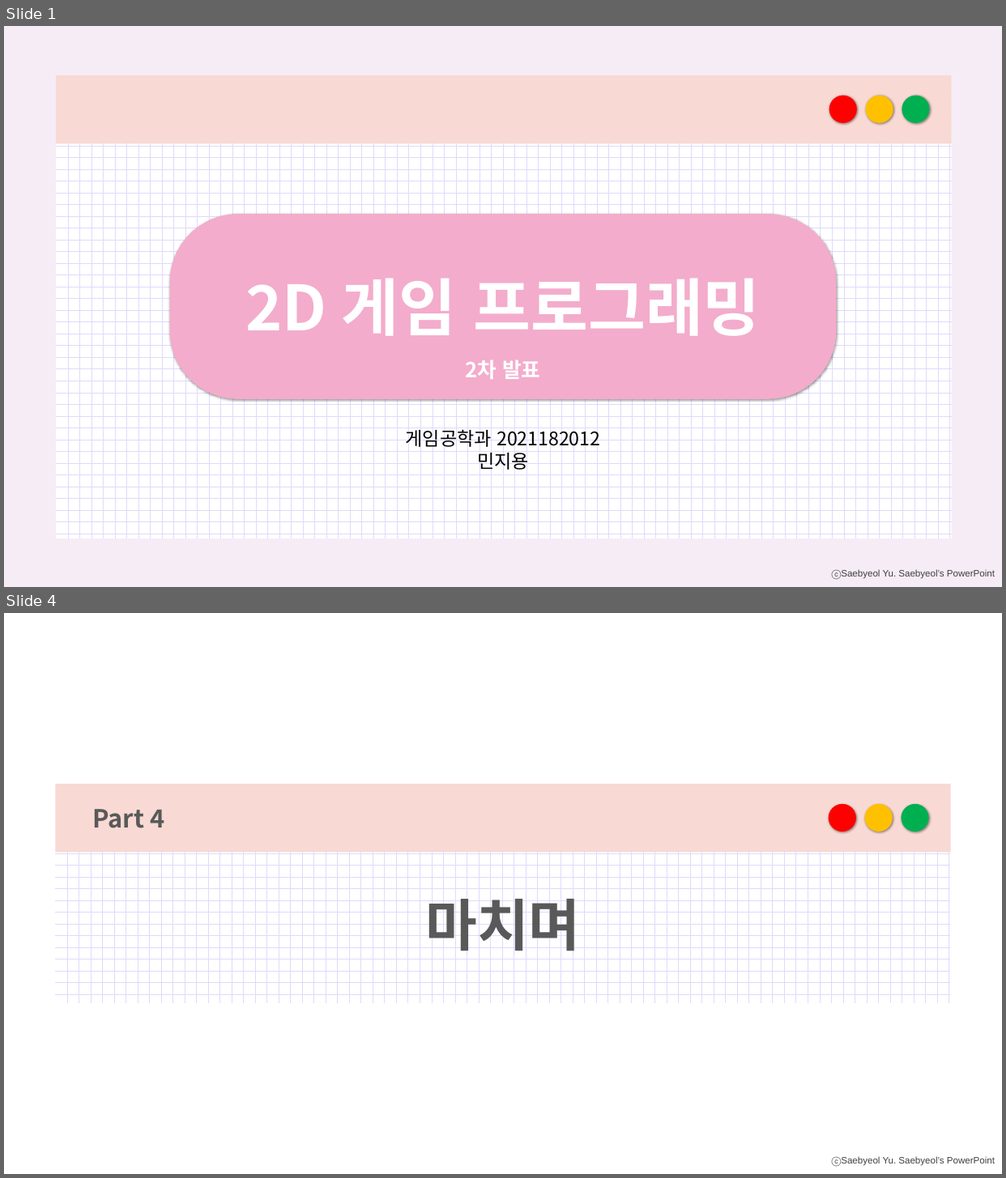
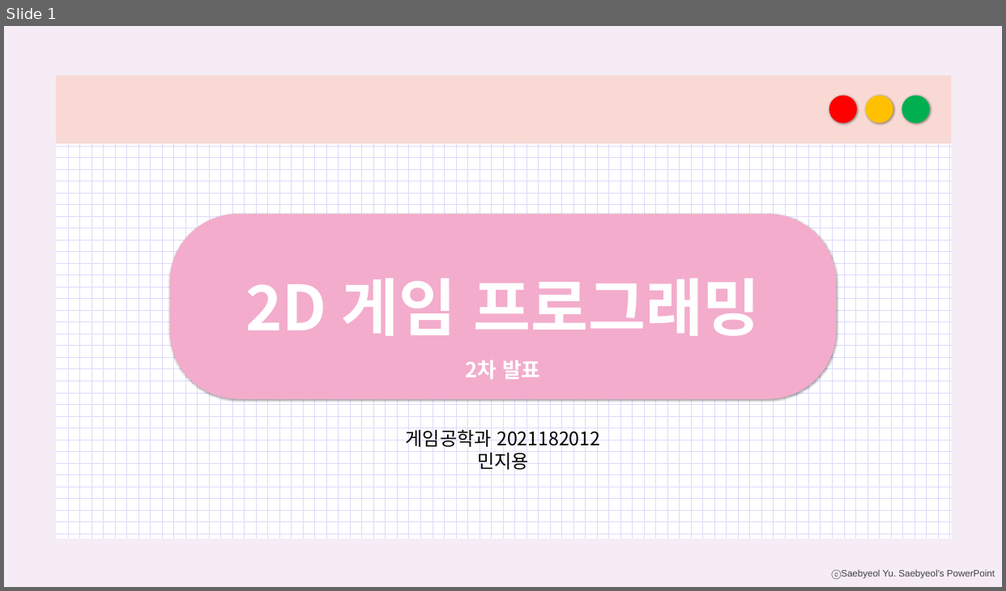
Before and after one commit to minjiyong/2DGP-Age_of_War, a slide deck: 2024 2DGP 2차발표 2021182012 민지용.pptx. Shown one above the other, each under a label of ours: slides 1 and 4 before the commit, slide 1 after it; the slides between them are not shown. The pictures are 1006x1178 and 1006x591 pixels, drawn with LibreOffice and Linux fonts; fonts in the diff are those of the drawing. Boxes give left, top, right and bottom in pixels: in the first picture for what was removed or moved away, otherwise in the second. Text is boxed around its words. In the diff, an @@ line names an element or a change of style, - is before the commit and + after.

```diff
--- a/2024 2DGP 2차발표 2021182012 민지용.pptx
+++ b/2024 2DGP 2차발표 2021182012 민지용.pptx
@@ slide 4 removed at (x1=4, y1=613, x2=1002, y2=1174), background #FFFFFF; not listed: 1 template element that a slide beside it also shows @@
@@ rectangle removed at (x1=55, y1=784, x2=950, y2=852) @@
@@ ellipse removed at (x1=829, y1=804, x2=856, y2=832) @@
@@ ellipse removed at (x1=865, y1=804, x2=893, y2=832) @@
@@ ellipse removed at (x1=901, y1=804, x2=929, y2=832) @@
@@ rectangle removed at (x1=55, y1=818, x2=950, y2=1003) @@
@@ text removed at (x1=92, y1=809, x2=164, y2=828) @@
-Part 4
@@ text removed at (x1=425, y1=898, x2=580, y2=952) @@
-마치며
```
Also in this commit, not shown: 2 slides changed, 4 other files.
